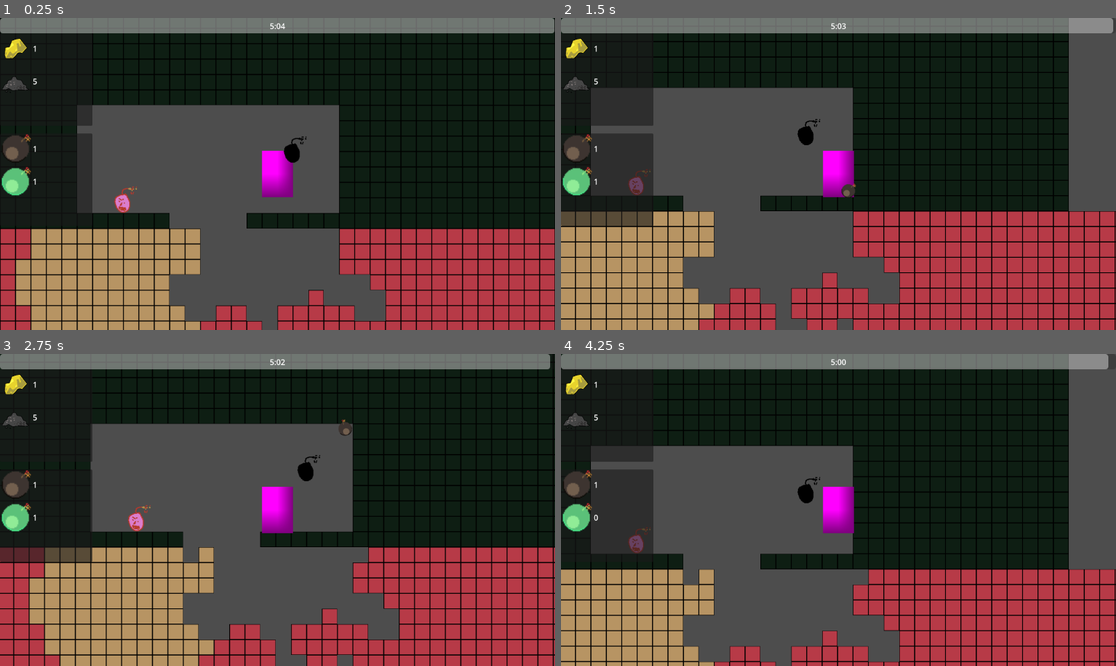
Above: before the commit, frames 1-4 (two rows, left to right).
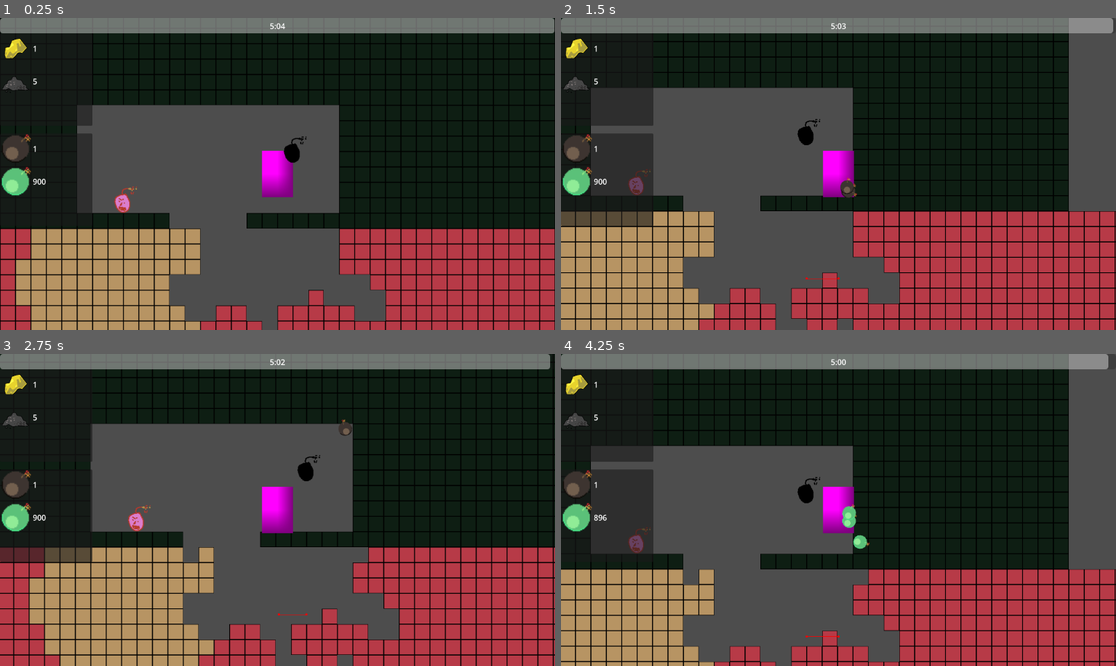
Above: after the commit, the same moments.

Repository: DevFTB/LD57
Game: Godot game, scene res://game.tscn
Two runs of this game, one before a commit and one after it. Both use one fixed random seed, a clock stepped at 60 frames per second and the inputs below.
Inputs (mouse positions are in pixels of both pictures, inside the frame that each line leads up to):
- Up to frame 1 (0.25 s): no input
- Up to frame 2 (1.5 s): move the mouse to (960, 158) at 0.52 s; press the mouse at (960, 158) at 0.53 s; hold D (move_right) from 0.53 s (still down); tap W (jump) at 0.77 s; move the mouse to (727, 189) at 1.27 s; release the mouse at (727, 189) at 1.28 s; tap E (interact) at 1.35 s
- Up to frame 3 (2.75 s): tap W (jump) at 1.52 s; click (166, 525) at 1.55 s; move the mouse to (333, 441) at 2.02 s; release D (move_right) at 2.03 s; hold A (move_left) from 2.03 s (still down); hold 1 (select_bomb_1) from 2.03 s (still down); click (333, 441) at 2.3 s
- Up to frame 4 (4.25 s): move the mouse to (810, 572) at 2.77 s; release A (move_left) at 2.78 s; release 1 (select_bomb_1) at 2.78 s; hold D (move_right) from 2.78 s (still down); tap 2 (select_bomb_2) at 2.85 s; tap W (jump) at 3.02, 3.77 s; click (810, 572) at 3.05 s; move the mouse to (1005, 556) at 3.52 s; press the mouse at (1005, 556) at 3.53 s; tap 3 (select_bomb_3) at 3.6 s

The runs differ from the first frame. In frame 1, less than 0.1% of the frame differs, in the area x 5-9%, y 51-54%; in frame 2, 0.1%; in frame 3, less than 0.1%; in frame 4, 0.3%, in the area x 5-56%, y 48-91%.

Commit message:
Reworked Navigation (#31)
* Added HealthComponent, HitboxComponent, HurtboxComponent

* bugfixes

* nav bad sadge

* fixed navigation system WOOOOOOOOOOOOOOOOOOOOOO

---------

Co-authored-by: Aditha Doratiyawa <indegamedev@gmail.com>

Diff:
--- a/cavegen_test.tscn
+++ b/cavegen_test.tscn
@@ -17,3 +17,5 @@
 [node name="Camera2D" type="Camera2D" parent="."]
 zoom = Vector2(0.1, 0.1)
 script = ExtResource("4_vy04p")
+
+[node name="NavMeshes" type="Node2D" parent="."]
--- /dev/null
+++ b/entities/common/health_component.gd
@@ -0,0 +1,53 @@
+extends Node
+class_name HealthComponent
+
+signal maximum_health_modified(new_maximum : int)
+
+## emitted when either taking damage or healing
+signal health_modified(amount: int, new_health: int)
+
+## emitted when the current_health has dropped below 0. Only emitted once
+signal died
+
+## current_health cannot exceed this value by healing
+@export var maximum_health : int = 5
+
+## cannot take damage if invulnerable.
+@export var is_invulnerable : bool = false
+
+## set to true when the current_health has dropped to or past 0.
+var is_dead : bool = false
+
+@onready var current_health : int = maximum_health
+
+func _ready() -> void:
+	set_maximum_health(maximum_health)
+	health_modified.emit(0, current_health)
+
+func set_maximum_health(new_value: int) -> void:
+	maximum_health = new_value
+	maximum_health_modified.emit(maximum_health)
+
+func heal(amount: int) -> void:
+	if amount < 0:
+		push_warning("Heal amount shouldn't be negative")
+		return
+
+	if not is_dead:
+		var applied_heal = mini(amount, maximum_health - current_health)
+		current_health += applied_heal
+		health_modified.emit(applied_heal, current_health)
+
+func take_damage(amount: int) -> void:
+	if amount < 0:
+		push_warning("Damage shouldn't be negative")
+		return
+
+	if not is_dead and not is_invulnerable:
+		var applied_damage := mini(amount, current_health)
+		current_health -= applied_damage
+		health_modified.emit(-applied_damage, current_health)
+
+		if current_health <= 0:
+			is_dead = true
+			died.emit()
--- /dev/null
+++ b/entities/common/health_component.tscn
@@ -0,0 +1,6 @@
+[gd_scene load_steps=2 format=3 uid="uid://bdhnok20thjuo"]
+
+[ext_resource type="Script" uid="uid://do5gnx1cf4tjg" path="res://entities/common/health_component.gd" id="1_ef5p1"]
+
+[node name="HealthComponent" type="Node"]
+script = ExtResource("1_ef5p1")
--- /dev/null
+++ b/entities/common/hitbox_component.gd
@@ -0,0 +1,11 @@
+extends Area2D
+class_name HitboxComponent
+
+@export var damage : int = 1
+
+func _ready() -> void:
+	area_entered.connect(_on_area_entered)
+
+func _on_area_entered(area: Area2D) -> void:
+	if area is HurtboxComponent:
+		area.apply_damage(damage, self)
--- /dev/null
+++ b/entities/common/hurtbox_component.gd
@@ -0,0 +1,7 @@
+extends Area2D
+class_name HurtboxComponent
+
+@export var health_component: HealthComponent
+
+func apply_damage(amount: int, _source: Node = null) -> void:
+	health_component.take_damage(amount)
--- /dev/null
+++ b/entities/common/hurtbox_component.tscn
@@ -0,0 +1,6 @@
+[gd_scene load_steps=2 format=3 uid="uid://eenrl1ayi2xr"]
+
+[ext_resource type="Script" uid="uid://bh4wfgcuvhfeq" path="res://entities/common/hurtbox_component.gd" id="1_n2jvd"]
+
+[node name="HurtboxComponent" type="Area2D"]
+script = ExtResource("1_n2jvd")
--- a/entities/enemies/enemy.gd
+++ b/entities/enemies/enemy.gd
@@ -27,7 +27,8 @@
 	queue_free()
 
 func _on_visible_on_screen_notifier_2d_screen_entered():
-	refresh_timer.start()
+	if refresh_timer:
+		refresh_timer.start()
 
 
 func _on_visible_on_screen_notifier_2d_screen_exited():
@@ -38,19 +39,16 @@
 
 func _on_refresh_timer_timeout():
 	#get line of sight
-	#los.target_position = player.global_position
-	#var collided_shape = los.get_collider()
-	#if collided_shape is Player:
-		#sees_player = true
-	#else:
-		#sees_player = false
-	#
-	##start navigation agent
-	#if sees_player == true:
-	nav.target_position = player.global_position
-	if nav.is_target_reachable():
-		if enemy_stats.is_grounded:
-			pass
-			# grounded enemy movement
-		else:
-			state_machine._transition_to_next_state("Flying")
+	los.target_position = player.global_position - global_position
+	var collided_shape = los.get_collider()
+	if collided_shape is Player:
+		sees_player = true
+	#start navigation agent
+	if sees_player == true:
+		nav.target_position = player.global_position
+		if nav.is_target_reachable():
+			if enemy_stats.is_grounded:
+				pass
+				# grounded enemy movement
+			else:
+				state_machine._transition_to_next_state("Flying")
--- a/entities/enemies/enemy.tscn
+++ b/entities/enemies/enemy.tscn
@@ -6,9 +6,17 @@
 [ext_resource type="Script" uid="uid://wsxsmioftt1q" path="res://entities/enemies/state_machine.gd" id="4_msovg"]
 [ext_resource type="Script" uid="uid://dgd6cthhe8s0c" path="res://entities/enemies/states/idle.gd" id="5_twyc1"]
 [ext_resource type="Script" uid="uid://dvgloxkvr0q30" path="res://entities/enemies/states/flying.gd" id="6_w4yt1"]
+[ext_resource type="PackedScene" uid="uid://eenrl1ayi2xr" path="res://entities/common/hurtbox_component.tscn" id="7_ipr6v"]
+[ext_resource type="Script" uid="uid://dg3mif63wy502" path="res://entities/common/hitbox_component.gd" id="8_gj3y3"]
 
 [sub_resource type="CircleShape2D" id="CircleShape2D_msovg"]
 radius = 15.0
+
+[sub_resource type="CircleShape2D" id="CircleShape2D_gj3y3"]
+radius = 25.2982
+
+[sub_resource type="CircleShape2D" id="CircleShape2D_56i32"]
+radius = 48.0
 
 [node name="Enemy" type="CharacterBody2D"]
 collision_layer = 4
@@ -47,6 +55,22 @@
 [node name="LineOfSight" type="RayCast2D" parent="."]
 collision_mask = 783
 
+[node name="HurtboxComponent" parent="." instance=ExtResource("7_ipr6v")]
+collision_layer = 4
+collision_mask = 0
+
+[node name="CollisionShape2D" type="CollisionShape2D" parent="HurtboxComponent"]
+shape = SubResource("CircleShape2D_gj3y3")
+
+[node name="HitboxComponent" parent="." instance=ExtResource("7_ipr6v")]
+collision_layer = 4
+collision_mask = 2
+script = ExtResource("8_gj3y3")
+damage = 1
+
+[node name="CollisionShape2D" type="CollisionShape2D" parent="HitboxComponent"]
+shape = SubResource("CircleShape2D_56i32")
+
 [connection signal="timeout" from="RefreshTimer" to="." method="_on_refresh_timer_timeout"]
 [connection signal="screen_entered" from="VisibleOnScreenNotifier2D" to="." method="_on_visible_on_screen_notifier_2d_screen_entered"]
 [connection signal="screen_exited" from="VisibleOnScreenNotifier2D" to="." method="_on_visible_on_screen_notifier_2d_screen_exited"]
--- a/entities/player/player.gd
+++ b/entities/player/player.gd
@@ -34,7 +34,7 @@
 	if Input.is_action_just_pressed("interact"):
 		interacted.emit()
 
-	if Input.is_action_just_pressed("throw"):
+	if Input.is_action_pressed("throw"):
 		if can_throw == true:
 			initiate_throw()
 
--- a/entities/player/player.tscn
+++ b/entities/player/player.tscn
@@ -1,14 +1,11 @@
-[gd_scene load_steps=8 format=3 uid="uid://be4tedtvsf8on"]
+[gd_scene load_steps=10 format=3 uid="uid://be4tedtvsf8on"]
 
 [ext_resource type="Script" uid="uid://uex2tapn1k1y" path="res://entities/player/player.gd" id="1_merdl"]
 [ext_resource type="Script" uid="uid://3o156l3yjpoa" path="res://entities/player/inventory_component.gd" id="2_sglur"]
 [ext_resource type="Resource" uid="uid://ctoa5b8j1n1x3" path="res://entities/player/player_inventory.tres" id="3_sglur"]
 [ext_resource type="Resource" uid="uid://diae5nc080sux" path="res://entities/player/player_bomb_inventory.tres" id="4_bls4j"]
-
-[sub_resource type="Curve" id="Curve_sglur"]
-_limits = [10.0, 1000.0, 0.0, 1.0]
-_data = [Vector2(0, 10), 0.0, 0.0, 0, 0, Vector2(1, 1000), 0.0, 0.0, 0, 0]
-point_count = 2
+[ext_resource type="PackedScene" uid="uid://bdhnok20thjuo" path="res://entities/common/health_component.tscn" id="5_fkugw"]
+[ext_resource type="PackedScene" uid="uid://eenrl1ayi2xr" path="res://entities/common/hurtbox_component.tscn" id="6_8fjmc"]
 
 [sub_resource type="PlaceholderTexture2D" id="PlaceholderTexture2D_mwb40"]
 
@@ -16,10 +13,12 @@
 radius = 30.0
 height = 90.0
 
+[sub_resource type="CircleShape2D" id="CircleShape2D_8fjmc"]
+radius = 65.9697
+
 [node name="Player" type="CharacterBody2D"]
 collision_layer = 2
 script = ExtResource("1_merdl")
-throw_force_curve = SubResource("Curve_sglur")
 
 [node name="Sprite2D" type="Sprite2D" parent="."]
 position = Vector2(-1.43051e-06, -1.90735e-06)
@@ -42,4 +41,14 @@
 [node name="BombCooldown" type="Timer" parent="."]
 one_shot = true
 
+[node name="HealthComponent" parent="." instance=ExtResource("5_fkugw")]
+
+[node name="HurtboxComponent" parent="." node_paths=PackedStringArray("health_component") instance=ExtResource("6_8fjmc")]
+collision_layer = 2
+collision_mask = 4
+health_component = NodePath("../HealthComponent")
+
+[node name="CollisionShape2D" type="CollisionShape2D" parent="HurtboxComponent"]
+shape = SubResource("CircleShape2D_8fjmc")
+
 [connection signal="timeout" from="BombCooldown" to="." method="_on_bomb_cooldown_timeout"]
--- a/entities/player/player_bomb_inventory.tres
+++ b/entities/player/player_bomb_inventory.tres
@@ -6,9 +6,9 @@
 
 [resource]
 script = ExtResource("1_4wq8t")
-maximum_size = 50
+maximum_size = 1000
 starting_inventory = {
 ExtResource("2_2qu1l"): 1,
-ExtResource("3_lon2p"): 1
+ExtResource("3_lon2p"): 900
 }
 metadata/_custom_type_script = "uid://b0ogai8s7l7sc"
--- a/game.tscn
+++ b/game.tscn
@@ -1,24 +1,31 @@
-[gd_scene load_steps=15 format=4 uid="uid://dwd1eadkk13on"]
+[gd_scene load_steps=17 format=4 uid="uid://dwd1eadkk13on"]
 
 [ext_resource type="PackedScene" uid="uid://be4tedtvsf8on" path="res://entities/player/player.tscn" id="1_80nbo"]
 [ext_resource type="Script" uid="uid://bmkwbjas0ep82" path="res://systems/moab/moab_explosion_system.gd" id="1_j5wjh"]
 [ext_resource type="TileSet" uid="uid://ci0bxhrhedi27" path="res://world/tileset/test_tileset.tres" id="2_e2o6t"]
 [ext_resource type="Script" uid="uid://dxicxe0tvx28m" path="res://world.gd" id="2_hve3p"]
 [ext_resource type="Script" uid="uid://b2x8g2xixii70" path="res://ui/inventory_control.gd" id="3_feb5d"]
-[ext_resource type="Script" path="res://world/levelgen.gd" id="3_lc2xo"]
+[ext_resource type="Script" uid="uid://bhk4kqmlpwyv0" path="res://world/levelgen.gd" id="3_lc2xo"]
 [ext_resource type="Resource" uid="uid://ctoa5b8j1n1x3" path="res://entities/player/player_inventory.tres" id="4_7jktm"]
 [ext_resource type="PackedScene" uid="uid://caoy1avvlxhx0" path="res://ui/test_inventory_item_control.tscn" id="4_fc0e3"]
 [ext_resource type="Script" uid="uid://dgalf5pstb0iw" path="res://entities/throwables/bomb/bomb_type.gd" id="4_hve3p"]
 [ext_resource type="PackedScene" uid="uid://bq84mpxun851f" path="res://entities/moab/moab_entity.tscn" id="4_j5wjh"]
+[ext_resource type="PackedScene" uid="uid://cah75vc7owpub" path="res://world/nav_mesh.tscn" id="5_215e1"]
 [ext_resource type="PackedScene" uid="uid://jc5sht43d6gw" path="res://entities/enemies/enemy.tscn" id="5_vef74"]
 [ext_resource type="Script" uid="uid://cr0u8ykoigma" path="res://ui/bomb_timer/bomb_ui.gd" id="7_eow3j"]
 [ext_resource type="Resource" uid="uid://diae5nc080sux" path="res://entities/player/player_bomb_inventory.tres" id="8_mfdv2"]
 
-[sub_resource type="NavigationPolygon" id="NavigationPolygon_vef74"]
-outlines = Array[PackedVector2Array]([PackedVector2Array(-629, -444, 704, -444, 699, 470, -633, 481, -641, -443)])
+[sub_resource type="NavigationPolygon" id="NavigationPolygon_215e1"]
+vertices = PackedVector2Array(82.2266, -13.2031, 537.797, 260.344, 701.617, 520.398, -318.383, 347.797, -535.023, 57.6797, 75.5781, -171.781)
+polygons = Array[PackedInt32Array]([PackedInt32Array(0, 1, 2, 3, 4), PackedInt32Array(4, 5, 0)])
+outlines = Array[PackedVector2Array]([PackedVector2Array(92, -19, 545, 253, 722, 534, -324, 357, -551, 53, 85, -186)])
 parsed_collision_mask = 4294967041
 source_geometry_mode = 2
-agent_radius = 20.0
+
+[sub_resource type="Curve" id="Curve_lc2xo"]
+_limits = [0.0, 1000.0, 0.0, 1.0]
+_data = [Vector2(0, 0), 0.0, 0.0, 0, 0, Vector2(1, 1000), 0.0, 0.0, 0, 0]
+point_count = 2
 
 [node name="Game" type="Node"]
 
@@ -32,15 +39,21 @@
 [node name="Level" type="Node2D" parent="World"]
 script = ExtResource("3_lc2xo")
 
-[node name="CaveBlocks" type="TileMapLayer" parent="World/Level"]
+[node name="CaveBlocks" type="TileMapLayer" parent="World/Level" groups=["navigation_polygon_source_geometry_group"]]
 tile_map_data = PackedByteArray("AAD2/5P/AQAAAAEAAAD2/5T/AQAAAAEAAAD2/5X/AQAAAAEAAAD2/5b/AQAAAAEAAAD2/5f/AQAAAAEAAAD2/5 …(9200 unchanged characters)…
 tile_set = ExtResource("2_e2o6t")
 
 [node name="OreIndicators" type="TileMapLayer" parent="World/Level"]
 
+[node name="NavMeshes" type="Node2D" parent="World/Level"]
+
+[node name="NavMesh" parent="World/Level/NavMeshes" instance=ExtResource("5_215e1")]
+navigation_polygon = SubResource("NavigationPolygon_215e1")
+
 [node name="Player" parent="World" groups=["player"] instance=ExtResource("1_80nbo")]
 position = Vector2(128, -3280)
 collision_mask = 7
+throw_force_curve = SubResource("Curve_lc2xo")
 available_bomb_types = Array[ExtResource("4_hve3p")]([null])
 max_speed = 200
 acceleration = 5000
@@ -49,10 +62,6 @@
 jump_power = 380
 max_fall_speed = 10000
 fall_acceleration = 550
-
-[node name="NavigationRegion2D" type="NavigationRegion2D" parent="World"]
-position = Vector2(1, -3644)
-navigation_polygon = SubResource("NavigationPolygon_vef74")
 
 [node name="MoabEntity" parent="World" node_paths=PackedStringArray("moab_explosion_system") instance=ExtResource("4_j5wjh")]
 position = Vector2(-192, -3256)
--- a/world.gd
+++ b/world.gd
@@ -2,6 +2,7 @@
 
 @onready var player: Player = $Player
 @onready var tilemap: TileMapLayer = $Level/CaveBlocks
+@onready var nav_meshes = $Level/NavMeshes
 
 func _ready() -> void:
 	player.throw_initiated.connect(_spawn_bomb_with_velocity)
@@ -47,6 +48,17 @@
 					if tile_hardness >= 0 and tile_hardness <= bomb_effective_hardness:
 						explosion_tiles.append(Vector2i(x, y))
 
-	# Clears the flagged tiles.
+
 	for tile in explosion_tiles:
 		tilemap.set_cell(tile)
+
+	for nav_mesh in nav_meshes.get_children():
+		var baked_nav_mesh : Array = []
+		if nav_mesh is NavigationRegion2D:
+			var outline = nav_mesh.get_bounds()
+			var bounding_box = outline.grow(100)
+			for tile in explosion_tiles:
+				if bounding_box.has_point(tilemap.map_to_local(tile)):
+					if not baked_nav_mesh.has(nav_mesh):
+						baked_nav_mesh.append(nav_mesh)
+						nav_mesh.bake_navigation_polygon()
--- a/world/levelgen.gd
+++ b/world/levelgen.gd
@@ -3,6 +3,7 @@
 @export var seed: int = randi()
 @export var height_hardness_factor: float = 0.5
 @export var ore_hardness_factor: float = 0.3
+@export var chunk_size : int = 32 ##nav mesh chunk size in tiles
 
 # ordering determines which ones get priority when spawning
 # resources must match to the row on the ore indicators atlas
@@ -117,13 +118,50 @@
 	var bomb_powder_ore_noise = _get_resource_map(Resources.BOMB_POWDER)
 	var upgradium_ore_noise = _get_resource_map(Resources.UPGRADIUM)
 
+	var min_x := -100
+	var max_x := 100
+	var min_y := -100
+	var max_y := 100
 	var resource_noise = {}
 	resource_noise[Resources.UPGRADIUM] = upgradium_ore_noise
 	resource_noise[Resources.BOMB_POWDER] = bomb_powder_ore_noise
 
 
-	generate_cave_blocks(cave_noise, hardness_noise, resource_noise, -100, 100, -100, 100)
+	generate_cave_blocks(cave_noise, hardness_noise, resource_noise, min_x, max_x, min_y, max_y)
 
 	#for i in range(-100, 100):
 		#for j in range(-100, 100):
 			#print(cave_noise.get_noise_2d(i, j))
+
+	##initial navmesh bake
+	##each nav mesh block is 32 by 32 blocks of 32 by 32
+	var nav_mesh_chunk_list : Array = []
+	for x in range(min_x/chunk_size, max_x/chunk_size):
+		for y in range(min_y/chunk_size, max_y/chunk_size):
+			nav_mesh_chunk_list.append(Vector2i(x,y))
+	print(nav_mesh_chunk_list)
+	create_nav_meshes(nav_mesh_chunk_list)
+
+func create_nav_meshes(mesh_chunk_list):
+	for chunk in mesh_chunk_list:
+		var min_x = (chunk.x) * chunk_size
+		var max_x = (chunk.x + 1) * chunk_size
+		var min_y = (chunk.y)  * chunk_size
+		var max_y = (chunk.y + 1) * chunk_size
+		var new_nav_region = NavigationRegion2D.new()
+		$NavMeshes.add_child(new_nav_region)
+		call_deferred("bake_nav_mesh",new_nav_region,
+			CAVE_BLOCK_TILEMAP.map_to_local(Vector2(min_x, min_y)),
+			CAVE_BLOCK_TILEMAP.map_to_local(Vector2(min_x, max_y)),
+			CAVE_BLOCK_TILEMAP.map_to_local(Vector2(max_x,max_y)),
+			CAVE_BLOCK_TILEMAP.map_to_local(Vector2(max_x,min_y)))
+
+func bake_nav_mesh(mesh, point1, point2, point3, point4):
+	var feather = 24
+	var new_navigation_mesh = NavigationPolygon.new()
+	var bounding_outline = PackedVector2Array([point1 - Vector2(feather,feather), point2 - Vector2(feather,-feather), point3 + Vector2(feather,feather), point4 + Vector2(feather,-feather)])
+	new_navigation_mesh.add_outline(bounding_outline)
+	new_navigation_mesh.source_geometry_mode = NavigationPolygon.SOURCE_GEOMETRY_GROUPS_EXPLICIT
+	new_navigation_mesh.agent_radius = 20
+	NavigationServer2D.bake_from_source_geometry_data(new_navigation_mesh, NavigationMeshSourceGeometryData2D.new());
+	mesh.navigation_polygon = new_navigation_mesh
--- /dev/null
+++ b/world/nav_mesh.tscn
@@ -0,0 +1,3 @@
+[gd_scene format=3 uid="uid://cah75vc7owpub"]
+
+[node name="NavMesh" type="NavigationRegion2D"]
Not shown: 1 places in cavegen_test.tscn that only renumber resources
Not shown, added: entities/common/health_component.gd.uid
Not shown, added: entities/common/hitbox_component.gd.uid
Not shown, added: entities/common/hurtbox_component.gd.uid
Not shown: 1 places in entities/enemies/enemy.tscn that only renumber resources
